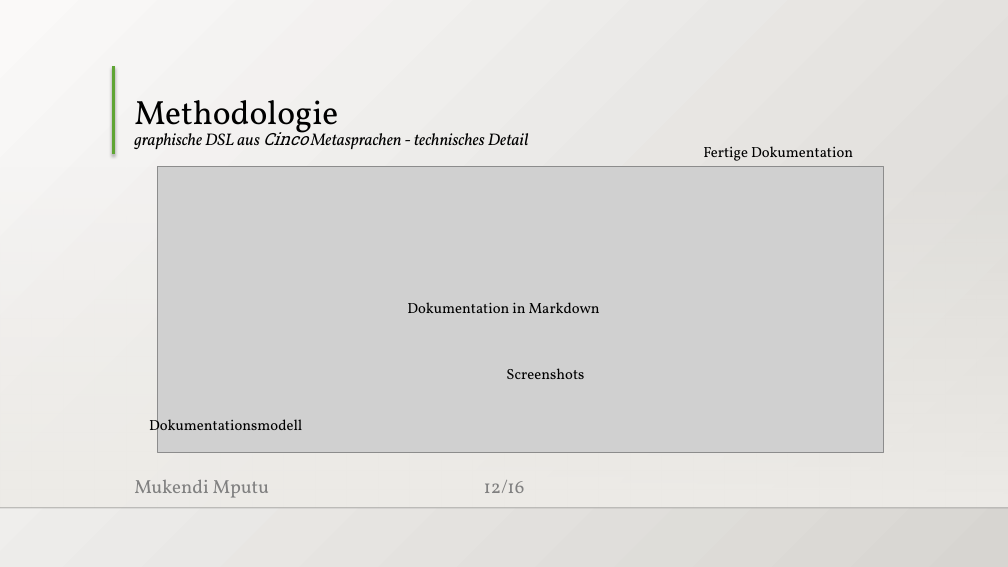
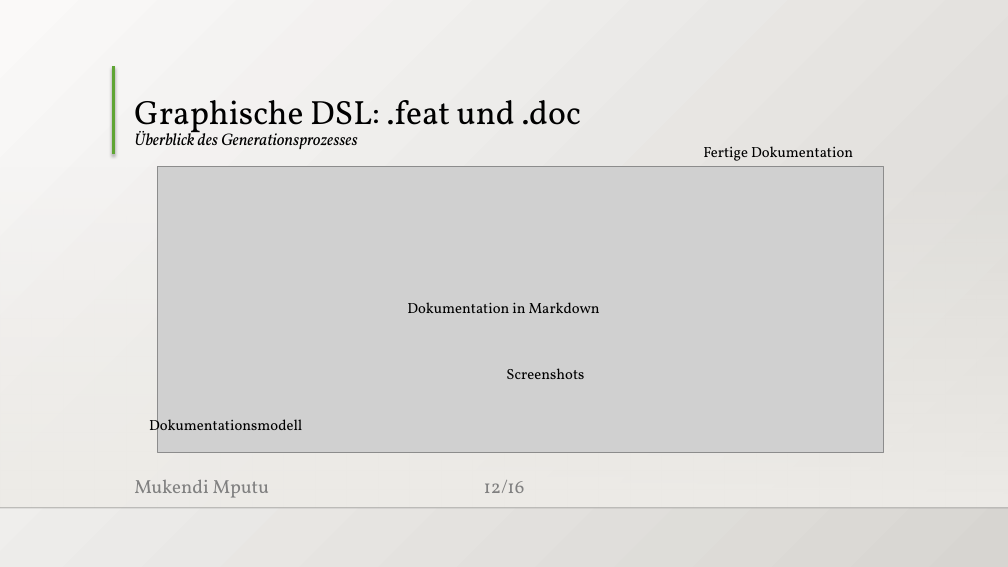
Before and after one commit to MukendiMputu/BachelorThesis, a slide deck: slide 12 of Abschlussvortrag.pptx. Drawn at 1008x567 pixels with LibreOffice and Linux fonts; fonts in the diff are those of the drawing; grey boxes stand for pictures; background and template pictures are left out. Boxes give left, top, right and bottom in pixels: in the first picture for what was removed or moved away, otherwise in the second. Text is boxed around its words. In the diff, an @@ line names an element or a change of style, - is before the commit and + after.

```diff
--- a/Abschlussvortrag.pptx
+++ b/Abschlussvortrag.pptx
@@ title at [134,100,581,149]: text changed @@
-Methodologie
-graphische DSL aus Cinco Metasprachen - technisches Detail
+Graphische DSL: .feat und .doc
+Überblick des Generationsprozesses
```
Also in this commit, not shown: 2 other slides changed, 2 slides added, 2 slides removed.
